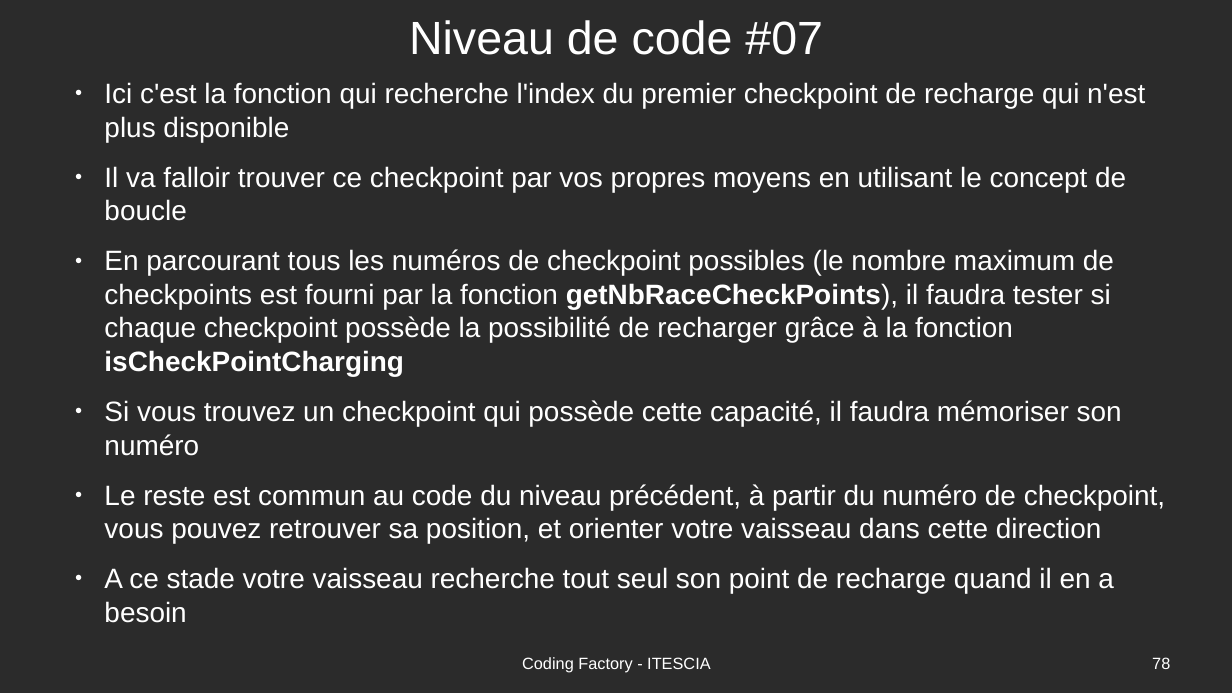
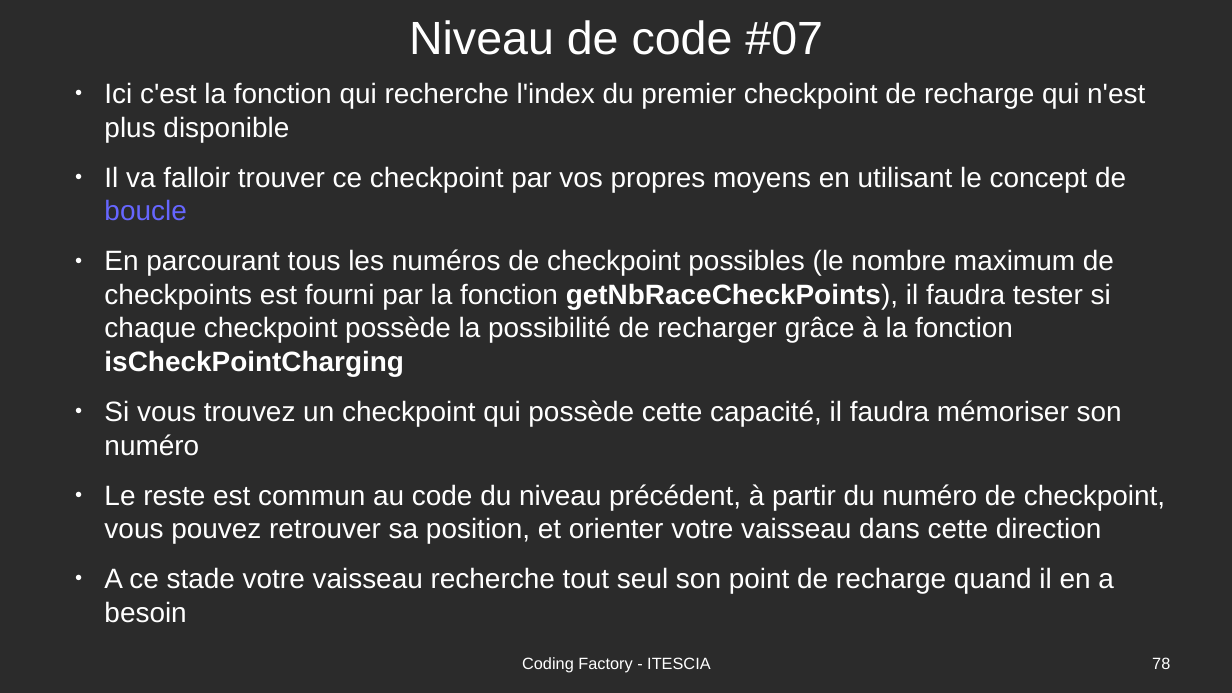
Before and after one commit to Romuald78/codingdojo_studentplugin, a slide deck: slide 78 of resources/doc/piscine_codingfactory.odp. Drawn at 1232x693 pixels with LibreOffice and Linux fonts; fonts in the diff are those of the drawing; background and template pictures are left out; a plain dark background stands for a picture behind light text. Boxes give left, top, right and bottom in pixels: in the first picture for what was removed or moved away, otherwise in the second. Text is boxed around its words. In the diff, an @@ line names an element or a change of style, - is before the commit and + after.

```diff
--- a/resources/doc/piscine_codingfactory.odp
+++ b/resources/doc/piscine_codingfactory.odp
@@ text at [104,166,1126,221]: text colour #FFFFFF to #6666FF in "boucle" @@
```
Also in this commit, not shown: 3 other slides changed, 1 other file.
